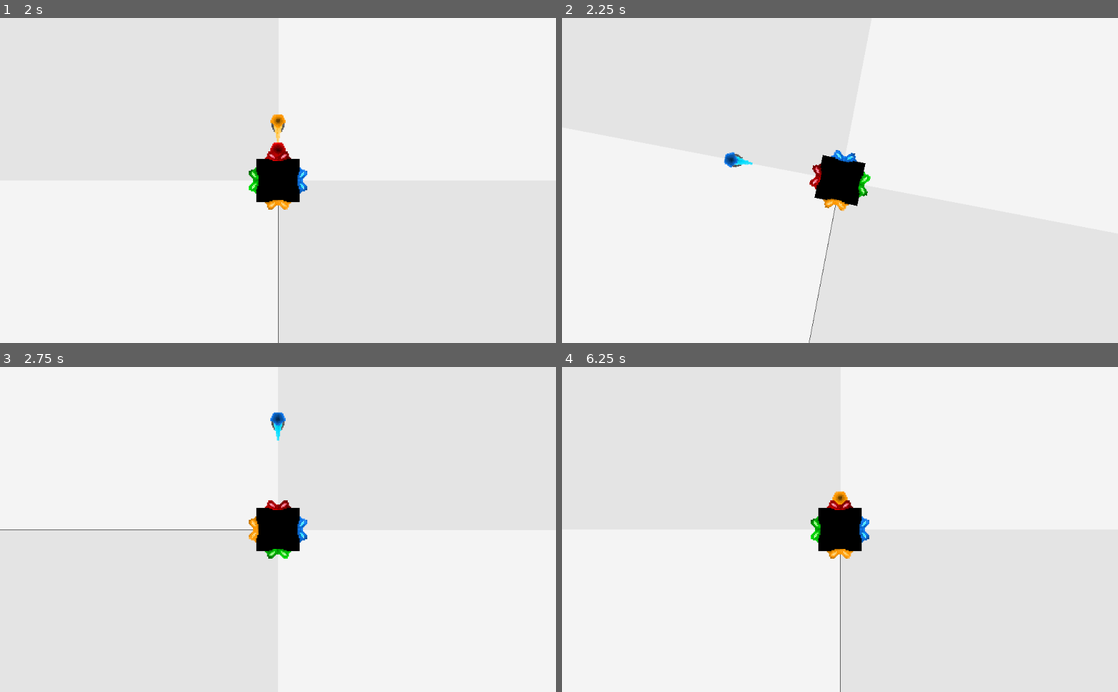
Above: before the commit, frames 1-4 (two rows, left to right).
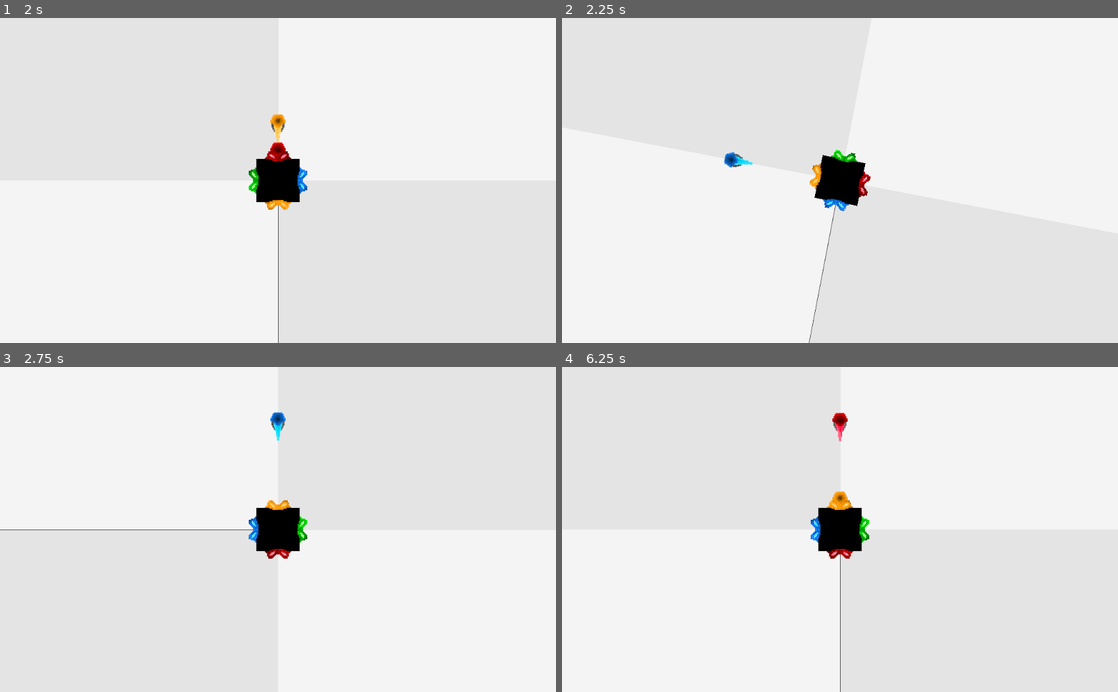
Above: after the commit, the same moments.

Repository: KeatonMueller/polymonous
Game: Godot game, scene res://Scenes/Main/MainScene.tscn
The game is run twice, just before and just after one commit, with the same random seed, the same clock (stepped at 60 frames per second) and the same inputs.
Inputs:
- Up to frame 1 (2 s): tap Enter (new_game) at 0.5 s; hold Right (rot_right) 0.53-1.28 s; tap S (drop) at 0.6, 1.35 s; tap Space at 1.25 s; hold Left (rot_left) from 1.28 s (still down)
- Up to frame 2 (2.25 s): tap Enter (new_game) at 2, 2.1 s; release Left (rot_left) at 2.03 s; hold Right (rot_right) from 2.03 s (still down)
- Up to frame 3 (2.75 s): keep holding Right (rot_right); tap S (drop) at 2.3 s
- Up to frame 4 (6.25 s): tap S (drop) at 2.85, 3.6, 4.55, 5.1, 5.85 s; tap Space at 3.5, 5.75 s; release Right (rot_right) at 3.53 s; hold Left (rot_left) 3.53-5.78 s; tap Enter (new_game) at 4.25, 4.35 s; hold Right (rot_right) from 5.78 s (still down)

Frame 1 is identical in both runs. In frame 2, 0.4% of the frame differs, in the area x 44-56%, y 40-60%; in frame 3, 0.4%; in frame 4, 0.5%, in the area x 44-56%, y 14-59%.

Commit message:
cycle base sizes

Diff:
--- a/Scenes/Box/Fragment.gd
+++ b/Scenes/Box/Fragment.gd
@@ -20,12 +20,11 @@
 
 func _ready():
 	main = get_parent()
-	base = main.get_node("Base")
 	anim = get_node("AnimationPlayer")
 	if not sprite:
 		sprite = get_node("Sprite")
 
-	min_height = base.radius + radius
+	min_height = main.base.radius + radius
 
 func _physics_process(delta):
 	if main.game_over or main.resetting or locked:
@@ -49,11 +48,11 @@
 		height = max(height - delta * fall_speed, min_height)
 		update_pos()
 		if height == min_height and not tweening:
-			main.lock_fragment(base)
+			main.lock_fragment(main.base)
 
 func drop():
 	# initiate drop
-	var dist = position.distance_to(base.position)
+	var dist = position.distance_to(main.base.position)
 	drop_vector.x = cos(theta_display) * -dist
 	drop_vector.y = sin(theta_display) * -dist
 	dropping = true
--- a/Scenes/Main/MainScene.gd
+++ b/Scenes/Main/MainScene.gd
@@ -22,9 +22,9 @@
 var timer_flag: int
 
 # angle values
-var thetas: Array = []
-var adjacent: Dictionary = {}
-var wrap: Dictionary = {}
+var thetas: Array
+var adjacent: Dictionary
+var wrap: Dictionary
 
 # game state values
 var game_over: bool = true
@@ -33,6 +33,8 @@
 var fragments: Dictionary = {}
 var fragment_values: Array
 var min_height: float
+var base_sizes: Array = [4, 5, 6]
+var base_idx: int = 0
 
 # trash value to satisfy warnings
 var _discard
@@ -42,10 +44,13 @@
 	tw = get_node("Tween")
 	cam = get_node("Camera2D")
 	timer = get_node("Timer")
-	init_base(4)
+	init_base()
 	new_game()
 
-func init_base(num_sides: int):
+func init_base(num_sides: int=-1):
+	if num_sides == -1:
+		num_sides = base_sizes[base_idx % 3]
+		base_idx += 1
 	if base:
 		base.queue_free()
 	base = load("res://Scenes/Base/Base" + str(num_sides) + ".tscn").instance()
@@ -94,6 +99,7 @@
 func _physics_process(delta):
 	if game_over:
 		if Input.is_action_just_pressed(C.ACTION.NewGame):
+			init_base(4)
 			new_game()
 		return
 	if resetting:
@@ -146,14 +152,13 @@
 		fragments[key] = [curr_fragment]
 	# erase if all are populated
 	if fragments.size() == base.num_sides:
-		fragment_values = range(base.num_sides)
-		base.set_values(thetas)
 		fall_speed += 5
 		# erase on a timer
 		timer.set_wait_time(0.125)
 		timer.start()
 		timer_flag = C.TIMER_ACTION.ClearLayer
-	new_fragment(curr_fragment.theta_calc)
+	else:
+		new_fragment(curr_fragment.theta_calc)
 
 func _on_Timer_timeout():
 	timer.stop()
@@ -162,6 +167,11 @@
 			fragments[theta].pop_front().queue_free()
 			if fragments[theta].size() == 0:
 				_discard = fragments.erase(theta)
+	init_base()
+	fragment_values = range(base.num_sides)
+	base.set_values(thetas)
+	cam.rotation = 0
+	new_fragment(0)
 
 func new_fragment(theta_calc: float):
 	# instantiate new fragment
@@ -176,6 +186,9 @@
 	curr_fragment.set_value(value)
 
 func calc_thetas(num_sides: int):
+	thetas = []
+	adjacent = {}
+	wrap = {}
 	var frag = Fragment.instance()
 	min_height = base.radius + frag.radius
 	frag.queue_free()
@@ -195,7 +208,6 @@
 		adjacent[right_dir][thetas[i]] = thetas[i + 1]
 		adjacent[left_dir][thetas[i + 1]] = thetas[i]
 	# wrap values to ensure all thetas stay from [0, 2PI]
-	wrap.clear()
 	wrap[thetas[0]] = thetas[num_sides]
 	wrap[thetas[num_sides + 1]] = thetas[1]
 
